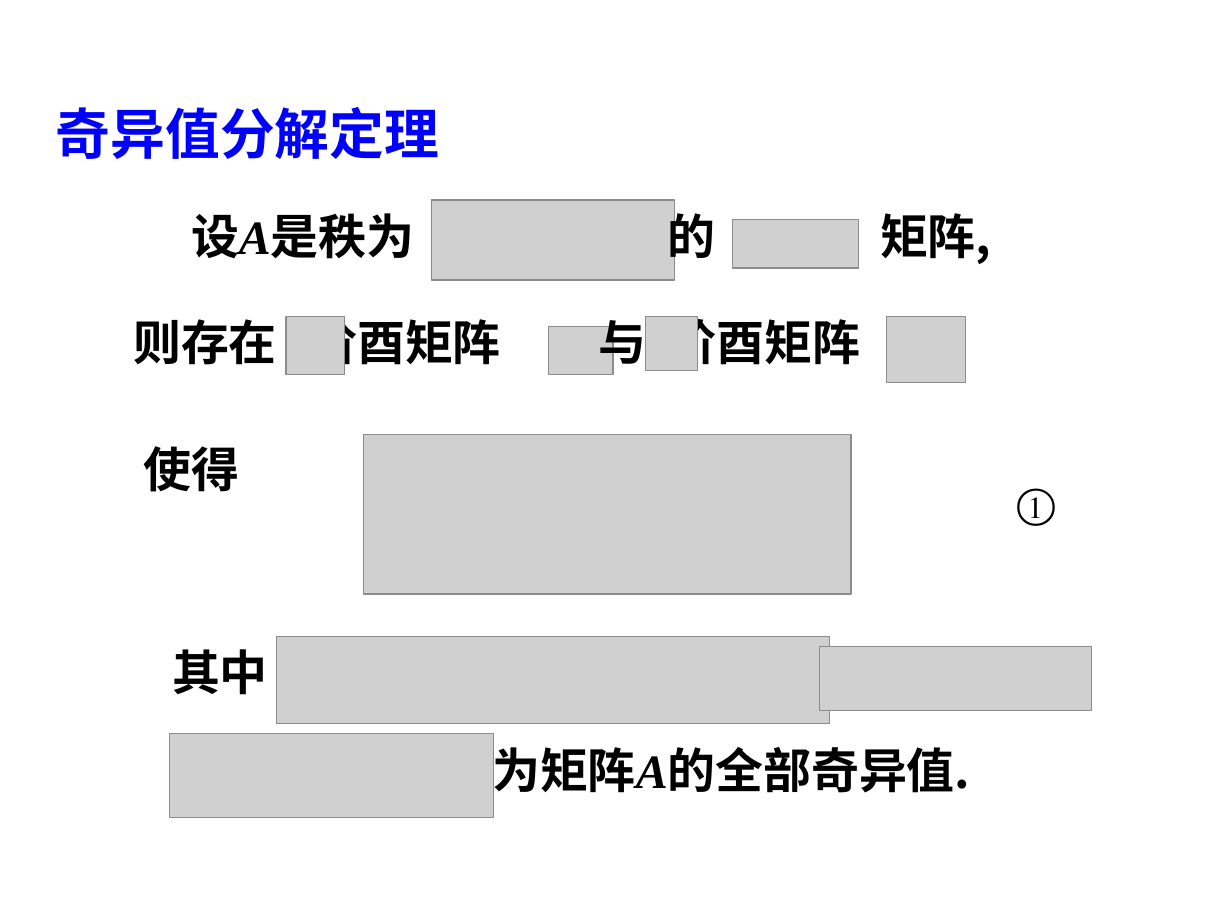
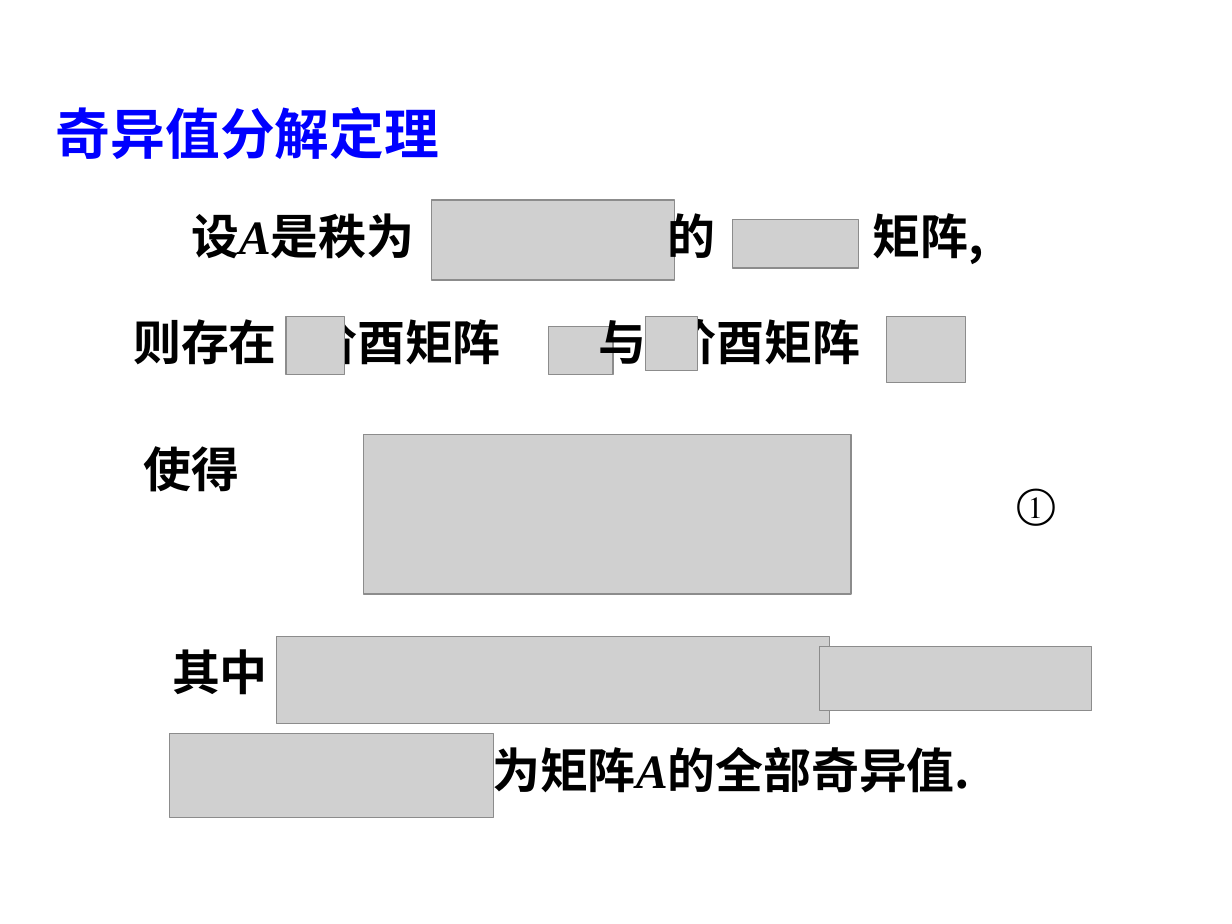
Before and after one commit to wykxwyc/wykxwyc_test, a slide deck: slide 7 of files/奇异值分解及应用.ppt. Drawn at 1232x924 pixels with LibreOffice and Linux fonts; fonts in the diff are those of the drawing; grey boxes stand for pictures; background and template pictures are left out. Boxes give left, top, right and bottom in pixels: in the first picture for what was removed or moved away, otherwise in the second. Text is boxed around its words. In the diff, an @@ line names an element or a change of style, - is before the commit and + after.

```diff
--- a/files/奇异值分解及应用.ppt
+++ b/files/奇异值分解及应用.ppt
@@ text "矩阵,": place and size @@
-text "矩阵," at [880, 213, 991, 264]
+text "矩阵," at [872, 213, 983, 264]
```
Also in this commit, not shown: 16 other slides changed, 3 other files.
